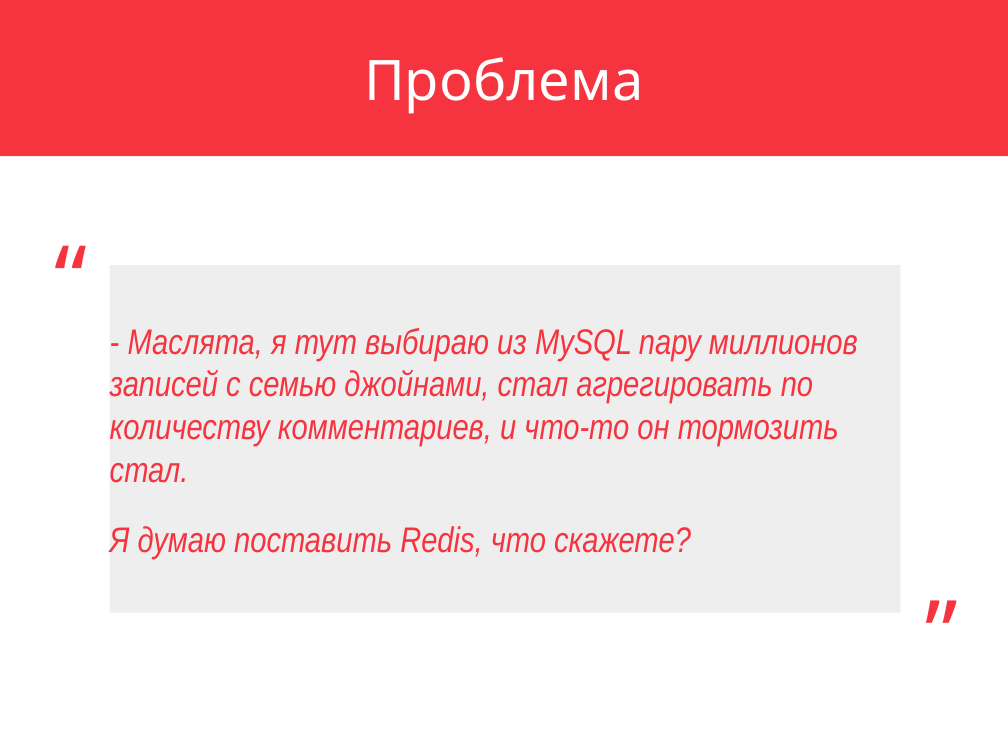
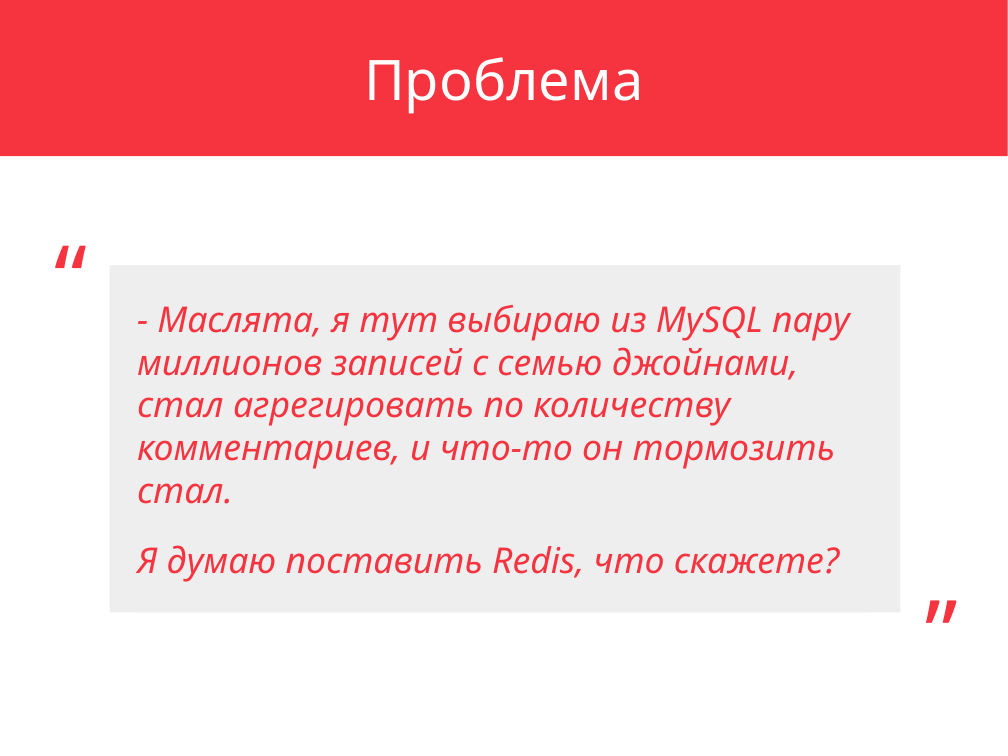
Before and after one commit to ayte-io/slides, a slide deck: slide 8 of src/etki/2018/12/elasticsearch-inside-out/elasticsearch-inside-out.pptx. Drawn at 1008x756 pixels with LibreOffice and Linux fonts; fonts in the diff are those of the drawing. Boxes give left, top, right and bottom in pixels: in the first picture for what was removed or moved away, otherwise in the second. Text is boxed around its words. In the diff, an @@ line names an element or a change of style, - is before the commit and + after.

```diff
--- a/src/etki/2018/12/elasticsearch-inside-out/elasticsearch-inside-out.pptx
+++ b/src/etki/2018/12/elasticsearch-inside-out/elasticsearch-inside-out.pptx
@@ rectangle added at (110, 265, 901, 613), fill #EEEEEE @@
@@ rectangle "- Маслята, я тут выбираю ...": place and size @@
-rectangle "- Маслята, я тут выбираю ..." at (110, 265, 901, 613)
+rectangle "- Маслята, я тут выбираю ..." at (137, 265, 869, 613)
@@ rectangle "- Маслята, я тут выбираю ..." at (137, 265, 869, 613): font Arial Narrow to Noto Sans @@
```
Also in this commit, not shown: 2 other files.
